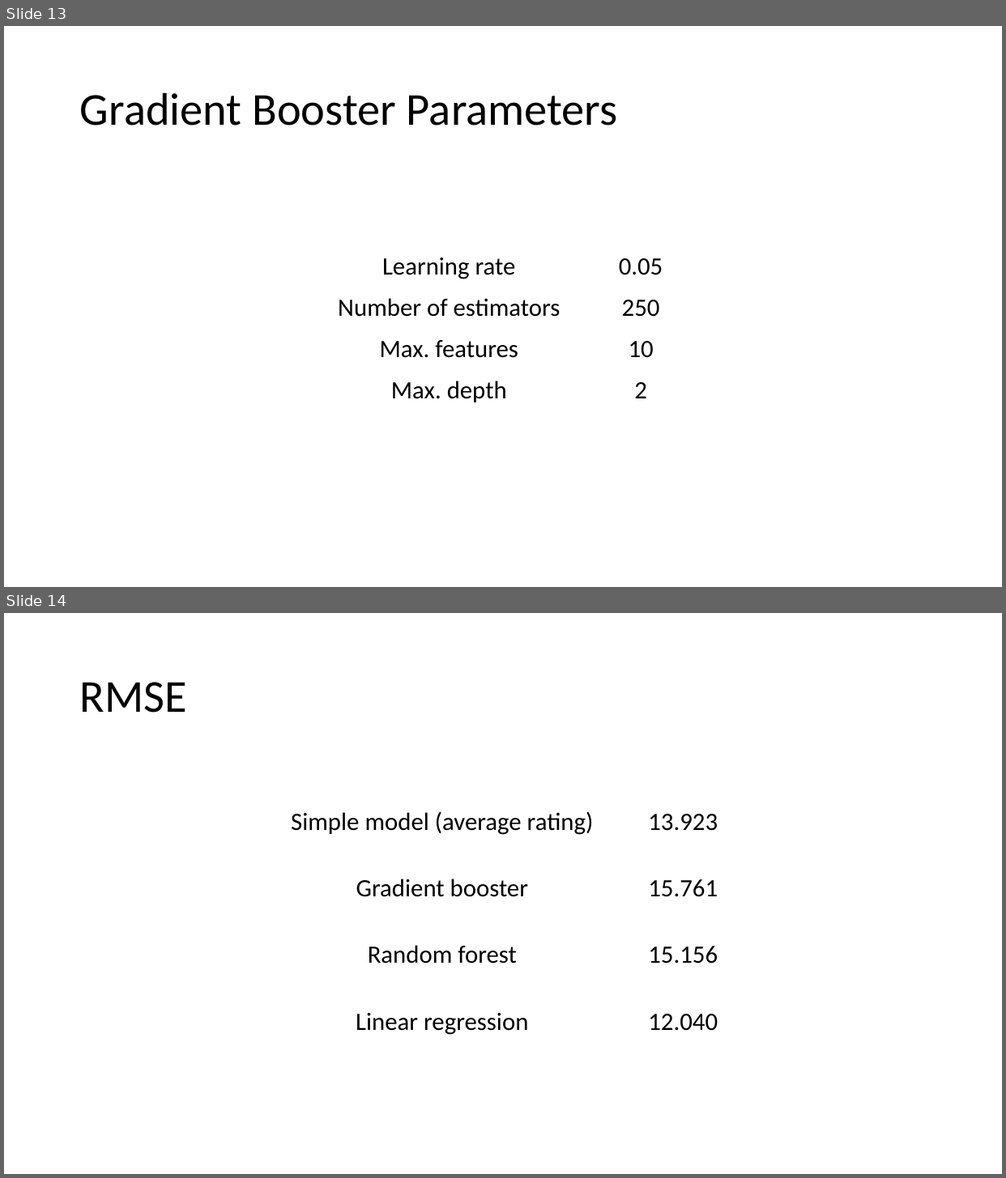
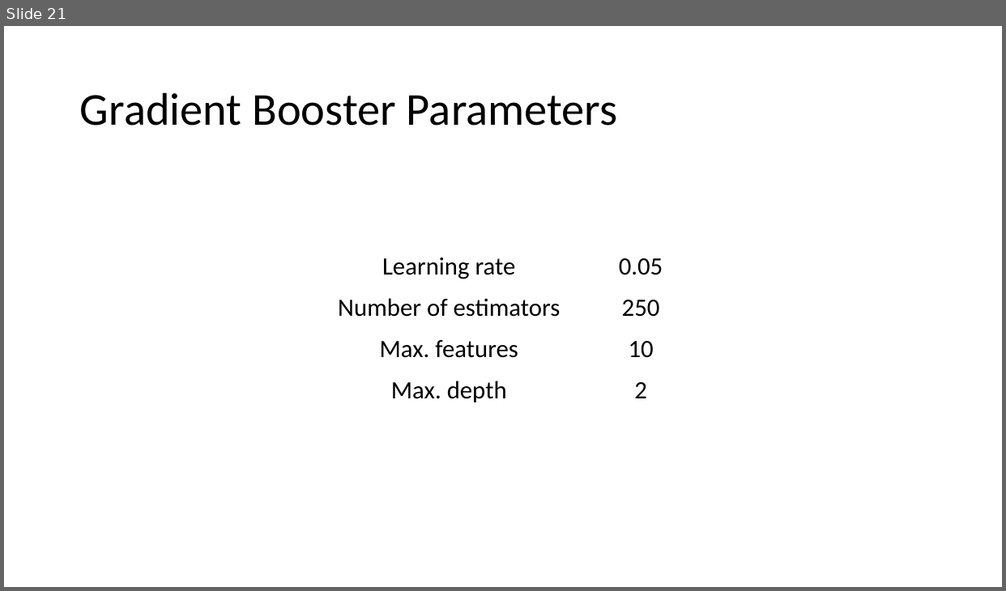
Before and after one commit to cda913/Capstone, a slide deck: AitkinCapstonePresentation.pptx. Shown one above the other, each under a label of ours: slides 13 and 14 before the commit, slide 21 after it. The pictures are 1006x1178 and 1006x591 pixels, drawn with LibreOffice and Linux fonts; fonts in the diff are those of the drawing. Boxes give left, top, right and bottom in pixels: in the first picture for what was removed or moved away, otherwise in the second. Text is boxed around its words. In the diff, an @@ line names an element or a change of style, - is before the commit and + after.

```diff
--- a/AitkinCapstonePresentation.pptx
+++ b/AitkinCapstonePresentation.pptx
@@ slide 14 removed at [4,613,1002,1174], background #FFFFFF @@
@@ title removed at [80,682,187,713] @@
-RMSE
@@ table removed at [262,788,744,1054], 4 rows, 2 columns @@
-Simple model (average rating) | 13.923
-Gradient booster | 15.761
-Random forest | 15.156
-Linear regression | 12.040
@@ what was slide 13 is now slide 21 @@
```
Also in this commit, not shown: 6 slides changed, 4 slides added.
